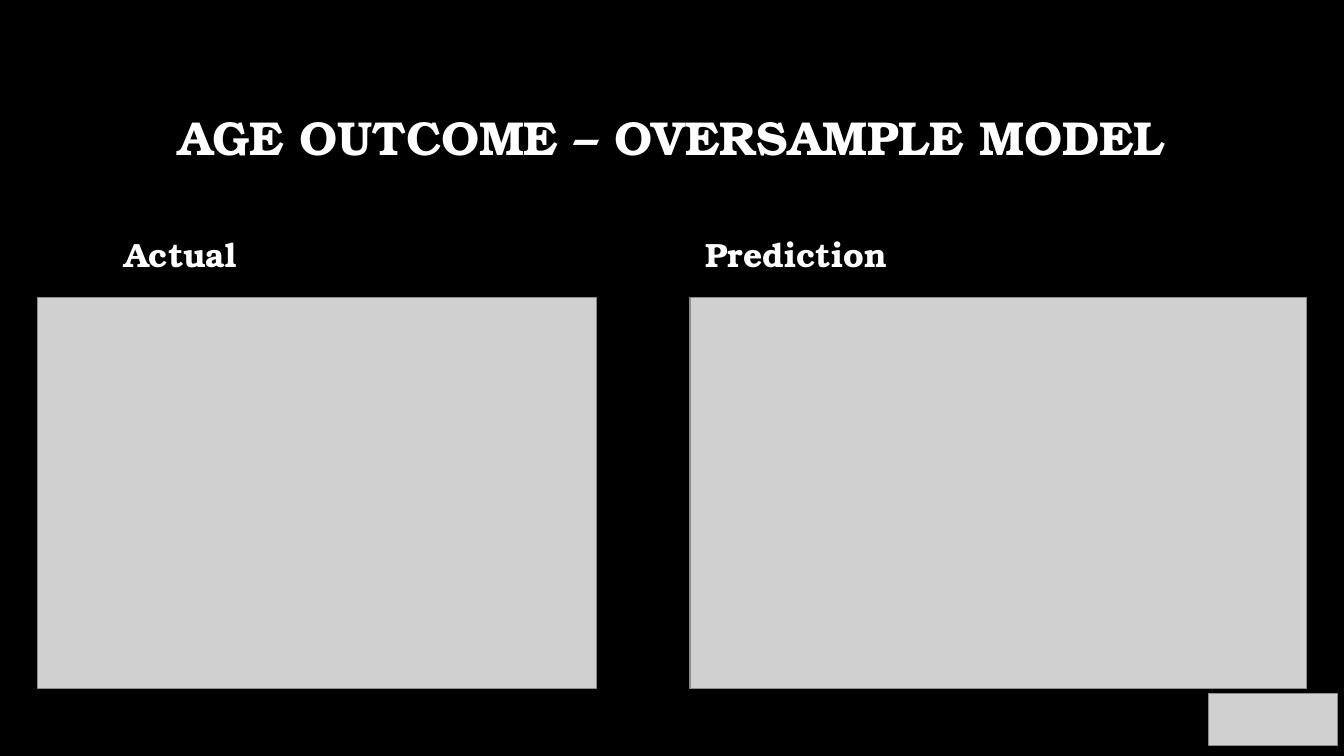
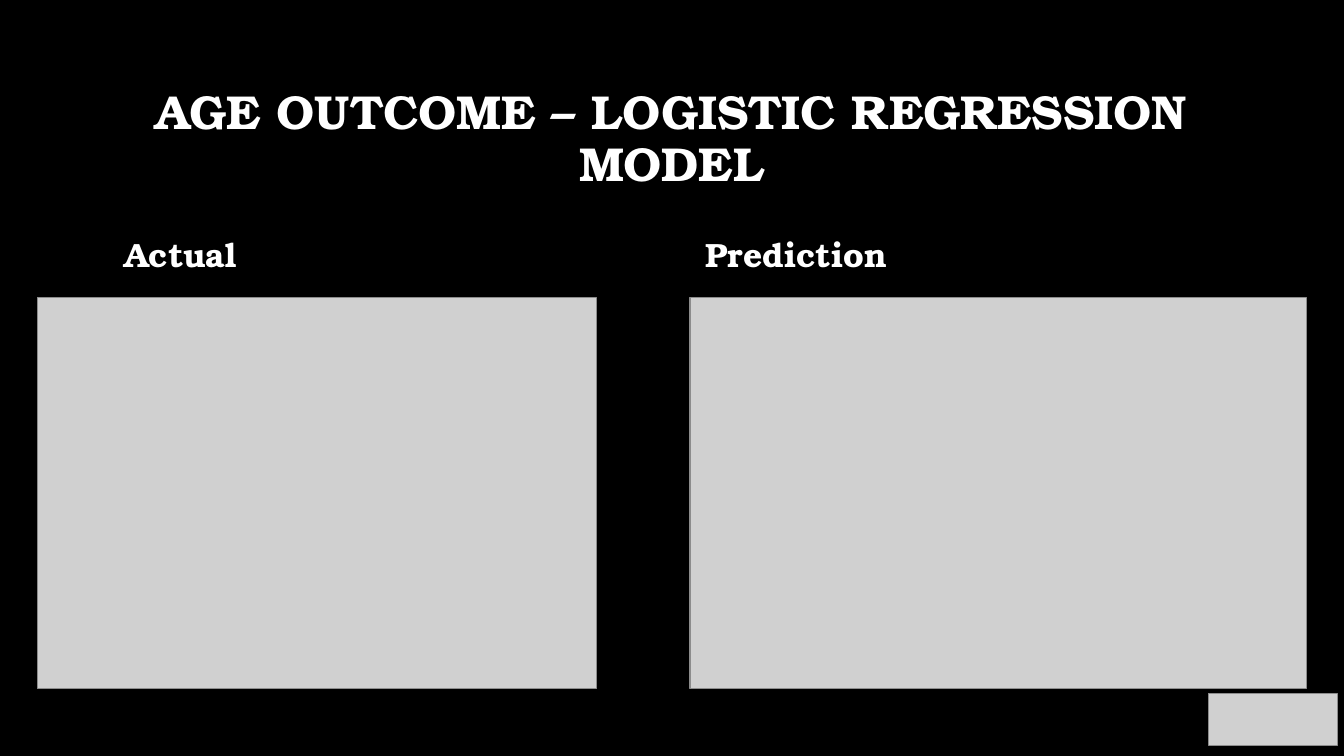
Before and after one commit to acollawn/Project_4, a slide deck: slide 13 of Predicting Diabetes.pptx. Drawn at 1344x756 pixels with LibreOffice and Linux fonts; fonts in the diff are those of the drawing; grey boxes stand for pictures; background and template pictures are left out. Boxes give left, top, right and bottom in pixels: in the first picture for what was removed or moved away, otherwise in the second. Text is boxed around its words. In the diff, an @@ line names an element or a change of style, - is before the commit and + after.

```diff
--- a/Predicting Diabetes.pptx
+++ b/Predicting Diabetes.pptx
@@ title at (156, 96, 1187, 182): text changed @@
-AGE OUTCOME – OVERSAMPLE MODEL
+AGE OUTCOME – LOGISTIC REGRESSION MODEL
```
Also in this commit, not shown: 4 other slides changed, 5 other files.
